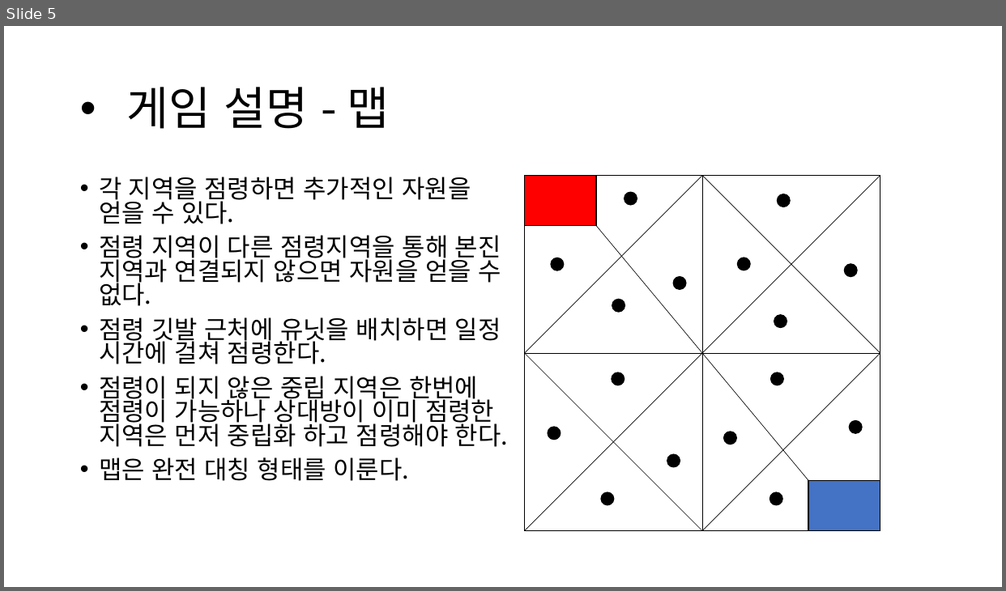
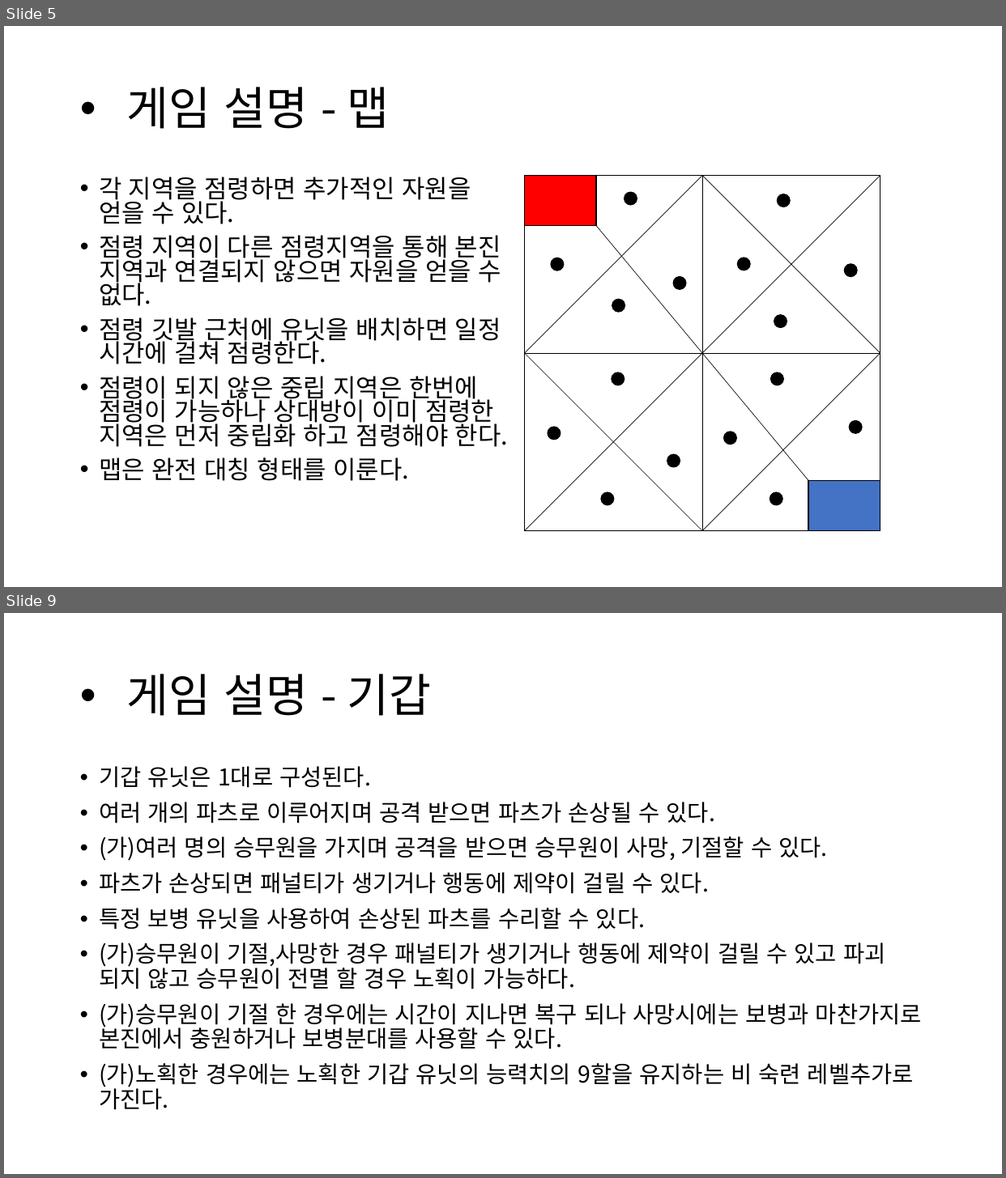
Before and after one commit to Kim2Kang/Documents, a slide deck: 제안서/강태규/졸업작품_제안서_2.0.0ver.pptx. Shown one above the other, each under a label of ours: slide 5 before the commit, slides 5 and 9 after it; the slides between them are not shown. The pictures are 1006x591 and 1006x1178 pixels, drawn with LibreOffice and Linux fonts; fonts in the diff are those of the drawing. Boxes give left, top, right and bottom in pixels: in the first picture for what was removed or moved away, otherwise in the second. Text is boxed around its words. In the diff, an @@ line names an element or a change of style, - is before the commit and + after.

```diff
--- a/제안서/강태규/졸업작품_제안서_2.0.0ver.pptx
+++ b/제안서/강태규/졸업작품_제안서_2.0.0ver.pptx
@@ slide 9 added at bbox=[4, 613, 1002, 1174], background #FFFFFF @@
@@ title added at bbox=[127, 674, 432, 716], 44 pt, text #000000 @@
+• 게임 설명 - 기갑
@@ text added at bbox=[99, 766, 922, 1110], 22.2 pt, text #000000 @@
+• 기갑 유닛은 1대로 구성된다.
+• 여러 개의 파츠로 이루어지며 공격 받으면 파츠가 손상될 수 있다.
+• (가)여러 명의 승무원을 가지며 공격을 받으면 승무원이 사망, 기절할 수 있다.
+• 파츠가 손상되면 패널티가 생기거나 행동에 제약이 걸릴 수 있다.
+• 특정 보병 유닛을 사용하여 손상된 파츠를 수리할 수 있다.
+• (가)승무원이 기절,사망한 경우 패널티가 생기거나 행동에 제약이 걸릴 수 있고 파괴 되지 않고 승무원이 전멸 할 경우 노획이 가능하다.
+• (가)승무원이 기절 한 경우에는 시간이 지나면 복구 되나 사망시에는 보병과 마찬가지로 본진에서 충원하거나 보병분대를 사용할 수 있다.
+• (가)노획한 경우에는 노획한 기갑 유닛의 능력치의 9할을 유지하는 비 숙련 레벨추가로 가진다.
```
Also in this commit, not shown: 4 slides changed, 1 other slide added, 2 other files.
